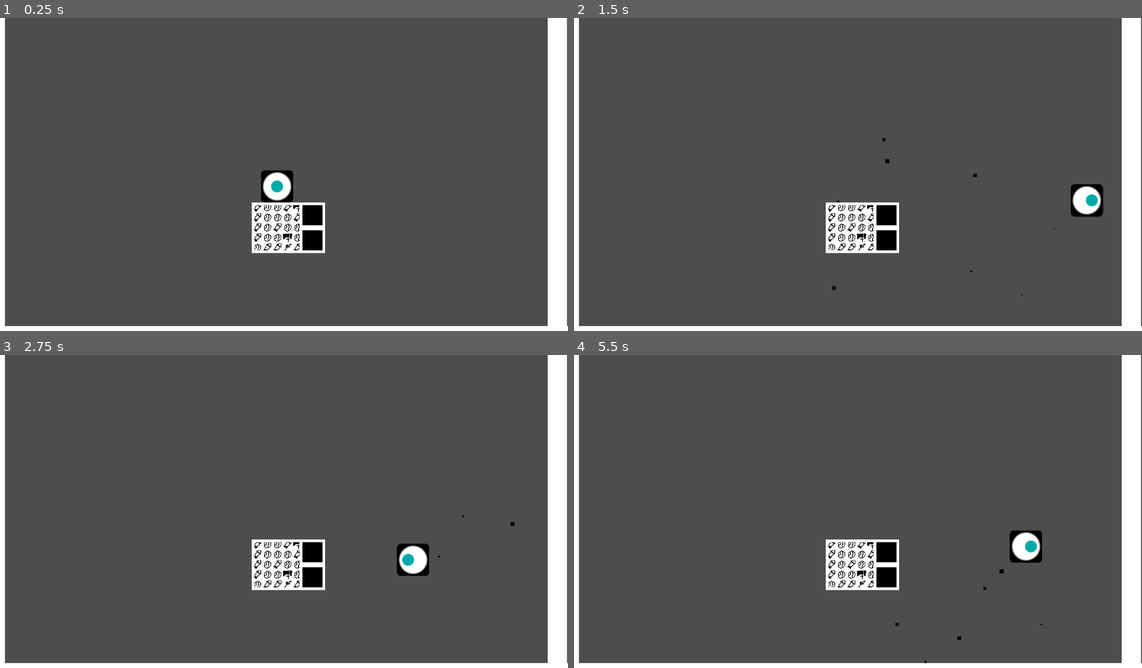
Above: before the commit, frames 1-4 (two rows, left to right).
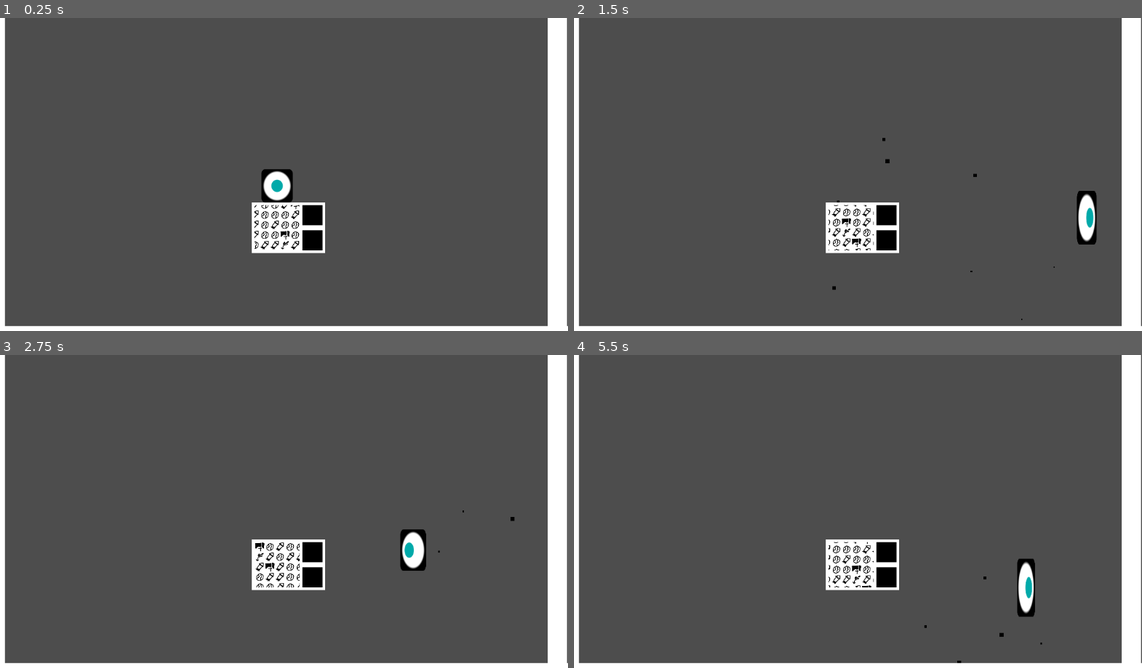
Above: after the commit, the same moments.

Repository: Tonsak09/BrickHack11
Game: Godot game, scene res://Scenes/MainScene.tscn
The game is run twice, just before and just after one commit, with the same random seed, the same clock (stepped at 60 frames per second) and the same inputs. The engine's default icon, where the game draws it, is replaced by a stand-in: a white triangle on a blue panel in a dark square.
Inputs:
- Up to frame 1 (0.25 s): no input
- Up to frame 2 (1.5 s): tap Enter (ui_accept) at 0.5 s; hold C (Jump) 0.53-1.28 s; hold Right (ui_right) from 0.53 s (still down); tap X (Passthrough) at 0.6 s; tap C (Jump) at 1.35 s
- Up to frame 3 (2.75 s): tap C (Jump) at 1.52, 1.82, 2.3 s; tap X (Passthrough) at 1.55 s; release Right (ui_right) at 2.03 s; hold Left (ui_left) from 2.03 s (still down); hold Z (Cling) from 2.03 s (still down)
- Up to frame 4 (5.5 s): release Left (ui_left) at 2.78 s; release Z (Cling) at 2.78 s; hold Right (ui_right) 2.78-4.28 s; tap X (Passthrough) at 2.85, 3.6, 4.55 s; tap C (Jump) at 3.02, 3.32, 4.35, 4.52, 4.82, 5.3 s; hold C (Jump) 3.53-4.28 s; hold Left (ui_left) 4.28-5.03 s; hold Right (ui_right) from 5.03 s (still down); hold Z (Cling) from 5.03 s (still down)

The runs differ from the first frame. In frame 1, 0.8% of the frame differs, in the area x 44-53%, y 48-75%; in frame 2, 1.5%; in frame 3, 1.4%; in frame 4, 1.9%, in the area x 44-83%, y 56-99%.

Commit message:
Scroll and stretchy

Diff:
--- /dev/null
+++ b/blockport/Prefabs/Player.tscn
@@ -0,0 +1,129 @@
+[gd_scene load_steps=8 format=3 uid="uid://d0lq1qmpbwv7b"]
+
+[ext_resource type="Script" path="res://Scripts/Player.gd" id="1_0jo6a"]
+[ext_resource type="Shader" uid="uid://h442157yhanu" path="res://Shaders/PlayerShader.tres" id="2_pdna8"]
+[ext_resource type="Texture2D" uid="uid://cnwtn2sdnsm0l" path="res://icon.svg" id="3_eokge"]
+[ext_resource type="Script" path="res://Scripts/SpriteMatUpdateer.gd" id="4_i8rcm"]
+
+[sub_resource type="RectangleShape2D" id="RectangleShape2D_r37d3"]
+size = Vector2(64, 63)
+
+[sub_resource type="ShaderMaterial" id="ShaderMaterial_kgenl"]
+shader = ExtResource("2_pdna8")
+shader_parameter/Pupil = Color(0, 0.660554, 0.660957, 1)
+shader_parameter/PupilOffset = null
+
+[sub_resource type="RectangleShape2D" id="RectangleShape2D_orn0e"]
+size = Vector2(70, 68)
+
+[node name="Player" type="CharacterBody2D" node_paths=PackedStringArray("wallSlideTimer", "jumpTimer", "wallCheck", "wallLeft", "wallRight", "floorCheck", "rightTrail", "leftTrail", "playerSprite")]
+position = Vector2(0, -50)
+collision_layer = 0
+script = ExtResource("1_0jo6a")
+accel = 30000.0
+maxSpeed = 2.0
+resistance = 0.5
+gravity = 5000.0
+jumpSpeed = -1500.0
+wallJumpSpeed = Vector2(3000, 1500)
+wallSlideTimer = NodePath("WallclingTimer")
+jumpTimer = NodePath("JumpTimer")
+wallCheck = NodePath("WallCheck")
+wallLeft = NodePath("WallLeft")
+wallRight = NodePath("WallRight")
+floorCheck = NodePath("FloorCheck")
+slideSpeed = 120.0
+rightTrail = NodePath("RightTrail")
+leftTrail = NodePath("LeftTrail")
+playerSprite = NodePath("PlayerSprite")
+
+[node name="JumpTimer" type="Timer" parent="."]
+wait_time = 0.05
+one_shot = true
+
+[node name="PlayerCollider" type="CollisionShape2D" parent="."]
+position = Vector2(0, 0.5)
+shape = SubResource("RectangleShape2D_r37d3")
+
+[node name="PlayerSprite" type="Sprite2D" parent="." node_paths=PackedStringArray("jumpTimer")]
+material = SubResource("ShaderMaterial_kgenl")
+position = Vector2(0, 32)
+scale = Vector2(0.5, 0.5)
+texture = ExtResource("3_eokge")
+offset = Vector2(0, -64)
+script = ExtResource("4_i8rcm")
+pupilRange = 0.31
+lookSpeed = 10.0
+jumpTimer = NodePath("../JumpTimer")
+commonScale = Vector2(0.5, 0.5)
+squashScale = Vector2(0.6, 0.4)
+squishScale = Vector2(0.2, 1)
+squishBackSpeed = 3.0
+breatheMag = 0.05
+breatheSpeed = 5.0
+
+[node name="WallCheck" type="Area2D" parent="."]
+scale = Vector2(1.13702, 1.14245)
+collision_layer = 0
+
+[node name="CollisionShape2D" type="CollisionShape2D" parent="WallCheck"]
+shape = SubResource("RectangleShape2D_orn0e")
+
+[node name="FloorCheck" type="Area2D" parent="."]
+position = Vector2(0, 35)
+scale = Vector2(0.77, 0.074666)
+collision_layer = 0
+
+[node name="CollisionShape2D" type="CollisionShape2D" parent="FloorCheck"]
+shape = SubResource("RectangleShape2D_orn0e")
+
+[node name="WallLeft" type="Area2D" parent="."]
+position = Vector2(-37, 0)
+scale = Vector2(0.137021, 0.906071)
+collision_layer = 0
+
+[node name="CollisionShape2D" type="CollisionShape2D" parent="WallLeft"]
+shape = SubResource("RectangleShape2D_orn0e")
+
+[node name="WallRight" type="Area2D" parent="."]
+position = Vector2(37, 0)
+scale = Vector2(0.137021, 0.896849)
+collision_layer = 0
+
+[node name="CollisionShape2D" type="CollisionShape2D" parent="WallRight"]
+shape = SubResource("RectangleShape2D_orn0e")
+
+[node name="WallclingTimer" type="Timer" parent="."]
+wait_time = 0.3
+one_shot = true
+
+[node name="RightTrail" type="CPUParticles2D" parent="."]
+position = Vector2(32, 32)
+emitting = false
+direction = Vector2(1, -2)
+initial_velocity_min = 170.21
+initial_velocity_max = 170.21
+scale_amount_min = 2.0
+scale_amount_max = 8.4
+color = Color(0, 0, 0, 1)
+
+[node name="LeftTrail" type="CPUParticles2D" parent="."]
+position = Vector2(-32, 32)
+emitting = false
+direction = Vector2(-1, -2)
+initial_velocity_min = 170.21
+initial_velocity_max = 170.21
+scale_amount_min = 2.0
+scale_amount_max = 8.4
+color = Color(0, 0, 0, 1)
+
+[connection signal="timeout" from="JumpTimer" to="." method="Jump"]
+[connection signal="timeout" from="JumpTimer" to="PlayerSprite" method="Squash"]
+[connection signal="body_entered" from="WallCheck" to="." method="DetectCollision"]
+[connection signal="body_exited" from="WallCheck" to="." method="DetectCollisionLeave"]
+[connection signal="body_entered" from="FloorCheck" to="." method="DetectCollision"]
+[connection signal="body_exited" from="FloorCheck" to="." method="DetectCollisionLeave"]
+[connection signal="body_entered" from="WallLeft" to="." method="DetectCollision"]
+[connection signal="body_exited" from="WallLeft" to="." method="DetectCollisionLeave"]
+[connection signal="body_entered" from="WallRight" to="." method="DetectCollision"]
+[connection signal="body_exited" from="WallRight" to="." method="DetectCollisionLeave"]
--- a/blockport/Scenes/MainScene.tscn
+++ b/blockport/Scenes/MainScene.tscn
@@ -1,23 +1,9 @@
-[gd_scene load_steps=31 format=3 uid="uid://btxekcvieocq5"]
-
-[ext_resource type="Script" path="res://Scripts/Player.gd" id="1_ocupl"]
-[ext_resource type="Shader" uid="uid://h442157yhanu" path="res://Shaders/PlayerShader.tres" id="1_r6cyv"]
-[ext_resource type="Texture2D" uid="uid://cnwtn2sdnsm0l" path="res://icon.svg" id="2_7ib2y"]
+[gd_scene load_steps=25 format=3 uid="uid://btxekcvieocq5"]
+
+[ext_resource type="PackedScene" uid="uid://d0lq1qmpbwv7b" path="res://Prefabs/Player.tscn" id="1_x8v6x"]
 [ext_resource type="Texture2D" uid="uid://cgkfmlgju2yy5" path="res://Textures/Square.png" id="4_d3o6l"]
-[ext_resource type="Script" path="res://Scripts/SpriteMatUpdateer.gd" id="4_pwu6a"]
 [ext_resource type="Shader" uid="uid://npqd2amgpctx" path="res://Shaders/Block.tres" id="6_gtldp"]
 [ext_resource type="Texture2D" uid="uid://k4uflwi3vles" path="res://Textures/SimplyPatterns.png" id="7_qnaa0"]
-
-[sub_resource type="RectangleShape2D" id="RectangleShape2D_r37d3"]
-size = Vector2(64, 63)
-
-[sub_resource type="ShaderMaterial" id="ShaderMaterial_kgenl"]
-shader = ExtResource("1_r6cyv")
-shader_parameter/Pupil = Color(0, 0.660554, 0.660957, 1)
-shader_parameter/PupilOffset = null
-
-[sub_resource type="RectangleShape2D" id="RectangleShape2D_orn0e"]
-size = Vector2(70, 68)
 
 [sub_resource type="RectangleShape2D" id="RectangleShape2D_w5ghk"]
 size = Vector2(50, 50)
@@ -37,6 +23,7 @@
 shader = ExtResource("6_gtldp")
 shader_parameter/PaletteCount = 5
 shader_parameter/CellCount = 5.0
+shader_parameter/ScrollSpeed = 0.2
 shader_parameter/RimSize = Vector2(90, 90)
 shader_parameter/Size = Vector2(100, 100)
 shader_parameter/PalleteNoise = SubResource("NoiseTexture2D_77j3b")
@@ -193,92 +180,7 @@
 
 [node name="MainScene" type="Node2D"]
 
-[node name="Player" type="CharacterBody2D" parent="." node_paths=PackedStringArray("wallSlideTimer", "wallCheck", "wallLeft", "wallRight", "floorCheck", "rightTrail", "leftTrail")]
-position = Vector2(0, -50)
-collision_layer = 0
-script = ExtResource("1_ocupl")
-accel = 30000.0
-maxSpeed = 2.0
-resistance = 0.5
-gravity = 5000.0
-jumpSpeed = -1500.0
-wallJumpSpeed = Vector2(3000, 1500)
-wallSlideTimer = NodePath("WallclingTimer")
-wallCheck = NodePath("WallCheck")
-wallLeft = NodePath("WallLeft")
-wallRight = NodePath("WallRight")
-floorCheck = NodePath("FloorCheck")
-slideSpeed = 120.0
-rightTrail = NodePath("RightTrail")
-leftTrail = NodePath("LeftTrail")
-
-[node name="PlayerCollider" type="CollisionShape2D" parent="Player"]
-position = Vector2(0, 0.5)
-shape = SubResource("RectangleShape2D_r37d3")
-
-[node name="PlayerSprite" type="Sprite2D" parent="Player"]
-material = SubResource("ShaderMaterial_kgenl")
-position = Vector2(-9.53674e-07, -9.53674e-07)
-scale = Vector2(0.5, 0.5)
-texture = ExtResource("2_7ib2y")
-script = ExtResource("4_pwu6a")
-pupilRange = 0.31
-lookSpeed = 10.0
-
-[node name="WallCheck" type="Area2D" parent="Player"]
-scale = Vector2(1.13702, 1.14245)
-collision_layer = 0
-
-[node name="CollisionShape2D" type="CollisionShape2D" parent="Player/WallCheck"]
-shape = SubResource("RectangleShape2D_orn0e")
-
-[node name="FloorCheck" type="Area2D" parent="Player"]
-position = Vector2(0, 35)
-scale = Vector2(0.77, 0.074666)
-collision_layer = 0
-
-[node name="CollisionShape2D" type="CollisionShape2D" parent="Player/FloorCheck"]
-shape = SubResource("RectangleShape2D_orn0e")
-
-[node name="WallLeft" type="Area2D" parent="Player"]
-position = Vector2(-37, 0)
-scale = Vector2(0.137021, 0.906071)
-collision_layer = 0
-
-[node name="CollisionShape2D" type="CollisionShape2D" parent="Player/WallLeft"]
-shape = SubResource("RectangleShape2D_orn0e")
-
-[node name="WallRight" type="Area2D" parent="Player"]
-position = Vector2(37, 0)
-scale = Vector2(0.137021, 0.896849)
-collision_layer = 0
-
-[node name="CollisionShape2D" type="CollisionShape2D" parent="Player/WallRight"]
-shape = SubResource("RectangleShape2D_orn0e")
-
-[node name="WallclingTimer" type="Timer" parent="Player"]
-wait_time = 0.3
-one_shot = true
-
-[node name="RightTrail" type="CPUParticles2D" parent="Player"]
-position = Vector2(32, 32)
-emitting = false
-direction = Vector2(1, -2)
-initial_velocity_min = 170.21
-initial_velocity_max = 170.21
-scale_amount_min = 2.0
-scale_amount_max = 8.4
-color = Color(0, 0, 0, 1)
-
-[node name="LeftTrail" type="CPUParticles2D" parent="Player"]
-position = Vector2(-32, 32)
-emitting = false
-direction = Vector2(-1, -2)
-initial_velocity_min = 170.21
-initial_velocity_max = 170.21
-scale_amount_min = 2.0
-scale_amount_max = 8.4
-color = Color(0, 0, 0, 1)
+[node name="Player" parent="." instance=ExtResource("1_x8v6x")]
 
 [node name="Camera2D" type="Camera2D" parent="."]
 
@@ -340,12 +242,3 @@
 
 [node name="Sprite2D" type="Sprite2D" parent="StaticBody2D3"]
 texture = ExtResource("4_d3o6l")
-
-[connection signal="body_entered" from="Player/WallCheck" to="Player" method="DetectCollision"]
-[connection signal="body_exited" from="Player/WallCheck" to="Player" method="DetectCollisionLeave"]
-[connection signal="body_entered" from="Player/FloorCheck" to="Player" method="DetectCollision"]
-[connection signal="body_exited" from="Player/FloorCheck" to="Player" method="DetectCollisionLeave"]
-[connection signal="body_entered" from="Player/WallLeft" to="Player" method="DetectCollision"]
-[connection signal="body_exited" from="Player/WallLeft" to="Player" method="DetectCollisionLeave"]
-[connection signal="body_entered" from="Player/WallRight" to="Player" method="DetectCollision"]
-[connection signal="body_exited" from="Player/WallRight" to="Player" method="DetectCollisionLeave"]
--- a/blockport/Scripts/Player.gd
+++ b/blockport/Scripts/Player.gd
@@ -10,6 +10,7 @@
 @export var wallJumpSpeed : Vector2
 
 @export var wallSlideTimer : Timer
+@export var jumpTimer : Timer
 
 @export_category("Cling")
 @export var wallCheck : Area2D
@@ -24,6 +25,9 @@
 @export_category("Particles")
 @export var rightTrail : CPUParticles2D
 @export var leftTrail : CPUParticles2D
+
+@export_category("SquishSquash")
+@export var playerSprite : Sprite2D
 
 var vel : Vector2
 var grounded : bool
@@ -55,7 +59,6 @@
 		rightTrail.emitting = true
 		leftTrail.emitting = false
 	elif velocity.x >= 10:
-		print_debug(velocity.x)
 		rightTrail.emitting = false
 		leftTrail.emitting = true
 	else :
@@ -84,8 +87,7 @@
 
 	# Try to jump
 	if (grounded || abs(yVelHold) <= 0.001) && Input.is_action_pressed("Jump") && floorCheck.has_overlapping_bodies():
-		velocity.y = jumpSpeed
-		grounded = false
+		jumpTimer.start()
 
 	# Movement input
 	if dir:
@@ -117,7 +119,9 @@
 	if Input.is_action_just_pressed("Jump") && wallSlideTimer.is_stopped():
 		var dir = Vector2(
 			Input.get_axis("ui_left", "ui_right"),
-			-1.0).normalized();
+			-1.0).normalized()
+
+		playerSprite.Squash()
 
 		velocity = Vector2(dir.x * wallJumpSpeed.x, dir.y * wallJumpSpeed.y)
 		wallSlideTimer.start()
@@ -127,12 +131,14 @@
 		var dir = Vector2(Input.get_axis("ui_left", "ui_right"), 0);
 		if dir.x > 0:
 			if wallRight.has_overlapping_bodies():
-				print_debug(wallRight.get_overlapping_bodies()[0].get_child(0).shape.get_rect().size)
 				global_position += Vector2(abs(wallRight.get_overlapping_bodies()[0].get_child(0).global_position.x - global_position.x) * 2.0, 0)
 		else:
 			if wallLeft.has_overlapping_bodies():
-				print_debug(wallLeft.get_overlapping_bodies()[0])
 				global_position -= Vector2(abs(wallLeft.get_overlapping_bodies()[0].get_child(0).global_position.x - global_position.x) * 2.0, 0)
+
+func Jump():
+	velocity.y = jumpSpeed
+	grounded = false
 
 func DetectCollision(body : Node2D):
 	grounded = true
--- a/blockport/Scripts/SpriteMatUpdateer.gd
+++ b/blockport/Scripts/SpriteMatUpdateer.gd
@@ -3,11 +3,22 @@
 @export var pupilRange : float
 @export var lookSpeed : float
 
+@export var jumpTimer : Timer
+@export var commonScale : Vector2
+@export var squashScale : Vector2
+@export var squishScale : Vector2
+@export var squishBackSpeed : float
+
+@export var breatheMag : float
+@export var breatheSpeed : float
+
 var currentPos : Vector2
+var targetScale : Vector2
 
+var timer : float
 # Called when the node enters the scene tree for the first time.
 func _ready() -> void:
-	pass # Replace with function body.
+	targetScale = commonScale
 
 
 # Called every frame. 'delta' is the elapsed time since the previous frame.
@@ -16,3 +27,22 @@
 	currentPos = lerp(currentPos, dir * pupilRange, delta * lookSpeed)
 
 	material.set_shader_parameter("PupilOffset", -currentPos)
+
+	timer += breatheSpeed * delta
+	targetScale = commonScale + Vector2(cos(timer + PI) * breatheMag, sin(timer) * breatheMag)
+
+
+
+	#position.y =  get_rect().size.y
+	if !jumpTimer.is_stopped():
+
+		print_debug(jumpTimer.wait_time / jumpTimer.time_left)
+
+		scale = lerp(targetScale, squashScale, clampf(jumpTimer.wait_time / jumpTimer.time_left, 0, 1))
+	else:
+		scale = lerp(scale, targetScale, squishBackSpeed * delta)
+
+
+
+func Squash():
+	scale = squishScale
--- a/blockport/Shaders/Block.tres
+++ b/blockport/Shaders/Block.tres
@@ -140,8 +140,15 @@
 input_name = "time"
 
 [sub_resource type="VisualShaderNodeVectorOp" id="VisualShaderNodeVectorOp_00yqw"]
-default_input_values = [0, Vector2(0, 0), 1, Vector2(1, 1)]
-op_type = 0
+default_input_values = [0, Vector2(0, 0), 1, Vector2(0, 0)]
+op_type = 0
+
+[sub_resource type="VisualShaderNodeFloatParameter" id="VisualShaderNodeFloatParameter_81ndr"]
+parameter_name = "ScrollSpeed"
+default_value_enabled = true
+default_value = 1.0
+
+[sub_resource type="VisualShaderNodeFloatOp" id="VisualShaderNodeFloatOp_y4ryq"]
 operator = 2
 
 [sub_resource type="VisualShaderNodeStep" id="VisualShaderNodeStep_fbc2m"]
@@ -158,6 +165,7 @@
 
 uniform int PaletteCount;
 uniform float CellCount = 5;
+uniform float ScrollSpeed = 1;
 uniform sampler2D PalleteNoise : repeat_enable;
 uniform sampler2D PatternPalette;
 uniform vec2 RimSize = vec2(40.000000, 40.000000);
@@ -183,9 +191,20 @@
 	vec2 n_out31p0 = UV;
 
 
+// Input:62
+	float n_out62p0 = TIME;
+
+
+// FloatParameter:64
+	float n_out64p0 = ScrollSpeed;
+
+
+// FloatOp:65
+	float n_out65p0 = n_out62p0 * n_out64p0;
+
+
 // VectorOp:63
-	vec2 n_in63p1 = vec2(1.00000, 1.00000);
-	vec2 n_out63p0 = n_out31p0 * n_in63p1;
+	vec2 n_out63p0 = n_out31p0 + vec2(n_out65p0);
 
 
 // VectorDecompose:32
@@ -245,12 +264,8 @@
 	float n_out55p0 = n_out53p0 * n_out61p0;
 
 
-// Input:41
-	vec2 n_out41p0 = UV;
-
-
 // VectorOp:42
-	vec2 n_out42p0 = n_out41p0 - n_out36p0;
+	vec2 n_out42p0 = n_out63p0 - n_out36p0;
 
 
 // VectorOp:43
@@ -343,7 +358,7 @@
 
 }
 "
-graph_offset = Vector2(748.332, 2661.53)
+graph_offset = Vector2(-4153.5, 705.759)
 mode = 1
 flags/light_only = false
 nodes/fragment/0/position = Vector2(2040, 740)
@@ -430,9 +445,13 @@
 nodes/fragment/60/node = SubResource("VisualShaderNodeFloatFunc_wdbem")
 nodes/fragment/60/position = Vector2(20, 2240)
 nodes/fragment/61/node = SubResource("VisualShaderNodeFloatFunc_gl3q3")
-nodes/fragment/61/position = Vector2(0, 2120)
+nodes/fragment/61/position = Vector2(20, 2120)
 nodes/fragment/62/node = SubResource("VisualShaderNodeInput_gxsv6")
-nodes/fragment/62/position = Vector2(-3040, 1220)
+nodes/fragment/62/position = Vector2(-3260, 1220)
 nodes/fragment/63/node = SubResource("VisualShaderNodeVectorOp_00yqw")
 nodes/fragment/63/position = Vector2(-2680, 1100)
-nodes/fragment/connections = PackedInt32Array(2, 0, 3, 0, 4, 0, 2, 0, 8, 0, 9, 1, 7, 0, 9, 0, 9, 0, 10, 0, 11, 0, 12, 0, 3, 0, 12, 1, 12, 0, 6, 0, 13, 0, 14, 0, 6, 1, 8, 1, 6, 0, 7, 1, 14, 0, 7, 0, 14, 1, 8, 0, 30, 0, 33, 0, 32, 0, 33, 1, 33, 0, 34, 0, 34, 0, 35, 0, 30, 0, 35, 1, 35, 0, 36, 0, 37, 0, 38, 0, 38, 0, 39, 0, 30, 0, 37, 0, 32, 1, 37, 1, 39, 0, 36, 1, 30, 0, 39, 1, 10, 0, 40, 2, 41, 0, 42, 0, 36, 0, 42, 1, 42, 0, 43, 0, 30, 0, 43, 1, 44, 0, 45, 2, 48, 0, 49, 0, 50, 0, 49, 1, 48, 1, 51, 1, 51, 0, 45, 0, 43, 0, 48, 0, 49, 0, 52, 1, 52, 0, 51, 0, 50, 0, 53, 1, 53, 0, 55, 0, 55, 0, 52, 0, 56, 0, 57, 2, 36, 0, 57, 0, 57, 0, 58, 0, 58, 0, 59, 1, 50, 0, 59, 0, 59, 0, 60, 0, 59, 0, 61, 0, 61, 0, 55, 1, 45, 0, 40, 0, 40, 0, 0, 0, 31, 0, 63, 0, 63, 0, 32, 0)
+nodes/fragment/64/node = SubResource("VisualShaderNodeFloatParameter_81ndr")
+nodes/fragment/64/position = Vector2(-3220, 1340)
+nodes/fragment/65/node = SubResource("VisualShaderNodeFloatOp_y4ryq")
+nodes/fragment/65/position = Vector2(-2900, 1240)
+nodes/fragment/connections = PackedInt32Array(2, 0, 3, 0, 4, 0, 2, 0, 8, 0, 9, 1, 7, 0, 9, 0, 9, 0, 10, 0, 11, 0, 12, 0, 3, 0, 12, 1, 12, 0, 6, 0, 13, 0, 14, 0, 6, 1, 8, 1, 6, 0, 7, 1, 14, 0, 7, 0, 14, 1, 8, 0, 30, 0, 33, 0, 32, 0, 33, 1, 33, 0, 34, 0, 34, 0, 35, 0, 30, 0, 35, 1, 35, 0, 36, 0, 37, 0, 38, 0, 38, 0, 39, 0, 30, 0, 37, 0, 32, 1, 37, 1, 39, 0, 36, 1, 30, 0, 39, 1, 10, 0, 40, 2, 36, 0, 42, 1, 42, 0, 43, 0, 30, 0, 43, 1, 44, 0, 45, 2, 48, 0, 49, 0, 50, 0, 49, 1, 48, 1, 51, 1, 51, 0, 45, 0, 43, 0, 48, 0, 49, 0, 52, 1, 52, 0, 51, 0, 50, 0, 53, 1, 53, 0, 55, 0, 55, 0, 52, 0, 56, 0, 57, 2, 36, 0, 57, 0, 57, 0, 58, 0, 58, 0, 59, 1, 50, 0, 59, 0, 59, 0, 60, 0, 59, 0, 61, 0, 61, 0, 55, 1, 45, 0, 40, 0, 40, 0, 0, 0, 31, 0, 63, 0, 63, 0, 32, 0, 63, 0, 42, 0, 62, 0, 65, 0, 65, 0, 63, 1, 64, 0, 65, 1)
Not shown: 1 places in blockport/Shaders/Block.tres that only renumber resources
